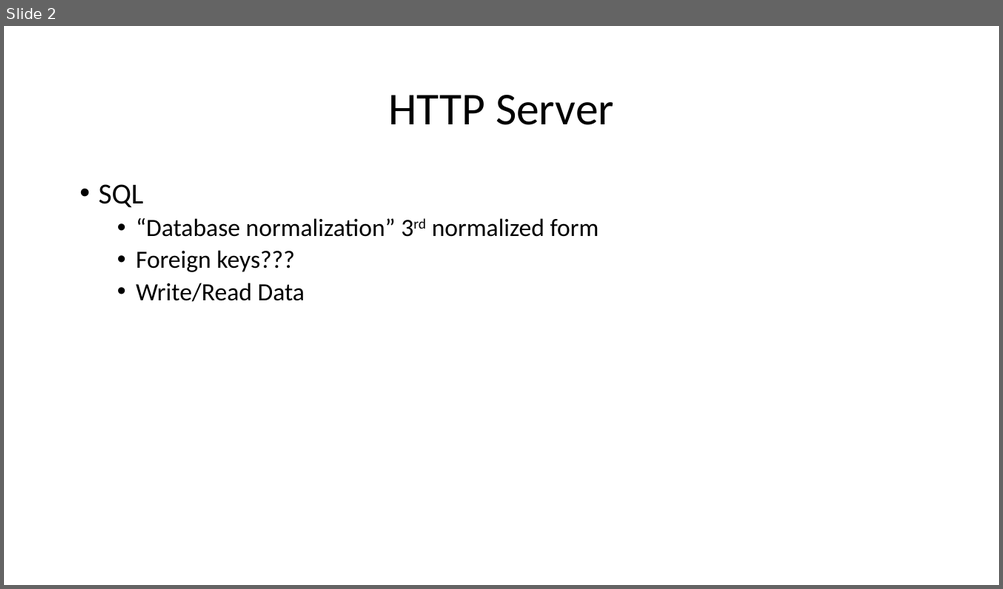
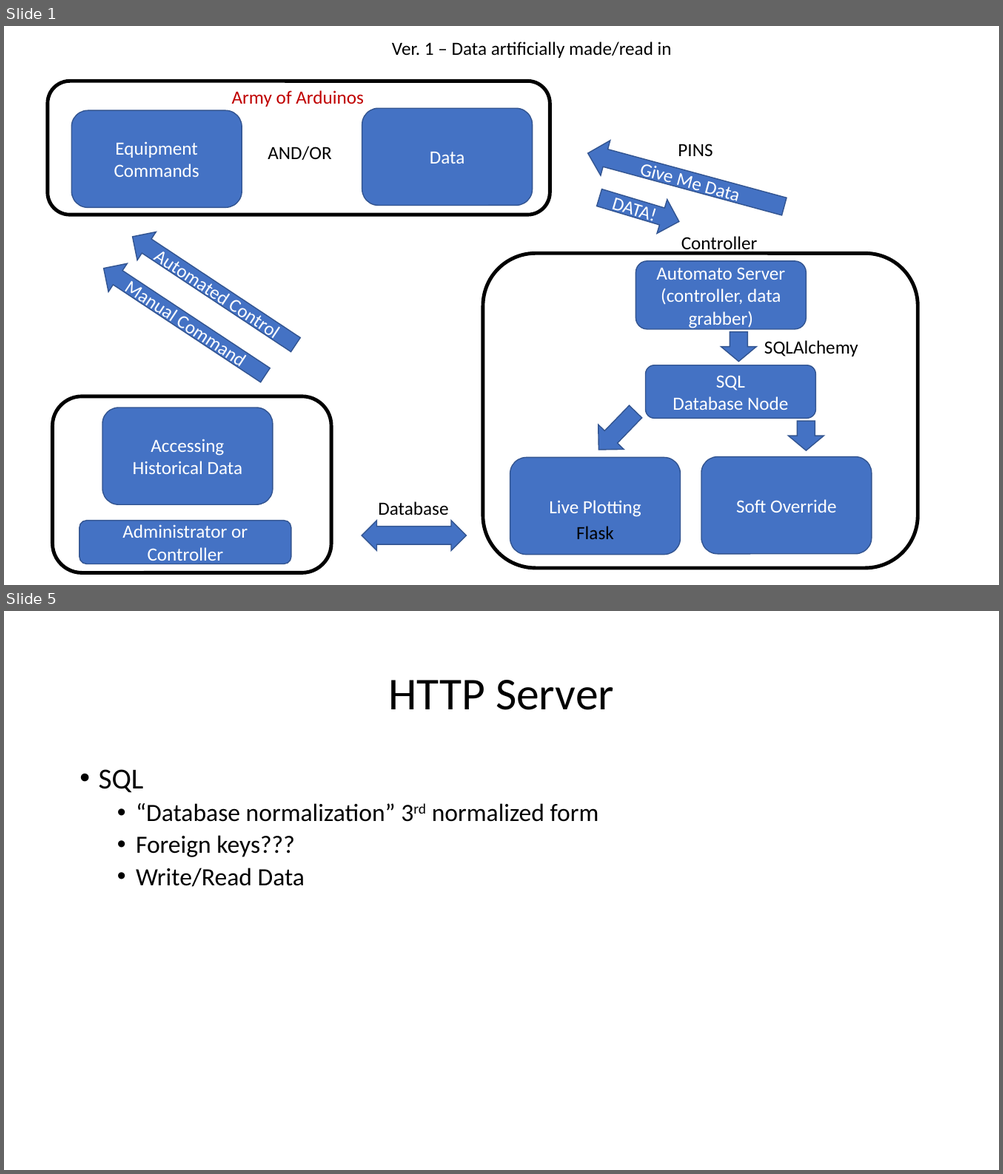
Before and after one commit to snowguy37/AUTOmato, a slide deck: Outline.pptx. Shown one above the other, each under a label of ours: slide 2 before the commit, slides 1 and 5 after it; the slides between them are not shown. The pictures are 1003x589 and 1003x1174 pixels, drawn with LibreOffice and Linux fonts; fonts in the diff are those of the drawing. Boxes give left, top, right and bottom in pixels: in the first picture for what was removed or moved away, otherwise in the second. Text is boxed around its words. In the diff, an @@ line names an element or a change of style, - is before the commit and + after.

```diff
--- a/Outline.pptx
+++ b/Outline.pptx
@@ slide 1 added at (4,26,999,585), background #FFFFFF @@
@@ text added at (392,42,671,58), 18 pt, text #000000 @@
+Ver. 1 – Data artificially made/read in
@@ rounded rectangle added at (47,82,549,215), outline #000000 3.5 pt @@
@@ text added at (232,90,364,107), 18 pt, text #C00000 @@
+Army of Arduinos
@@ rounded rectangle added at (72,110,242,207), fill #4472C4, outline #325491 1 pt, 18 pt, text #FFFFFF @@
+Equipment Commands
@@ rounded rectangle added at (362,108,532,205), fill #4472C4, outline #325491 1 pt, 18 pt, text #FFFFFF @@
+Data
@@ right arrow added at (583,136,789,224), fill #4472C4, outline #325491 1 pt, 18 pt, text #FFFFFF @@
+Give Me Data
@@ text added at (267,146,331,160), 18 pt, text #000000 @@
+AND/OR
@@ text added at (677,144,712,156), 18 pt, text #000000 @@
+PINS
@@ right arrow added at (594,181,684,239), fill #4472C4, outline #325491 1 pt, 18 pt, text #FFFFFF @@
+DATA!
@@ right arrow added at (123,222,304,358), fill #4472C4, outline #325491 1 pt, 18 pt, text #FFFFFF @@
+Automated Control
@@ text added at (681,236,757,255), 18 pt, text #000000 @@
+Controller
@@ right arrow added at (94,255,275,389), fill #4472C4, outline #325491 1 pt, 18 pt, text #FFFFFF @@
+Manual Command
@@ rounded rectangle added at (483,254,918,568), outline #000000 3.5 pt @@
@@ rounded rectangle added at (636,261,806,329), fill #4472C4, outline #325491 1 pt, 18 pt, text #FFFFFF @@
+Automato Server
+(controller, data grabber)
@@ right arrow added at (721,332,757,362), fill #4472C4, outline #325491 1 pt @@
@@ text added at (764,340,858,357), 18 pt, text #000000 @@
+SQLAlchemy
@@ rounded rectangle added at (646,366,816,418), fill #4472C4, outline #325491 1 pt, 18 pt, text #FFFFFF @@
+SQL
+Database Node
@@ rounded rectangle added at (53,397,332,574), outline #000000 3.5 pt @@
@@ right arrow added at (586,400,649,463), fill #4472C4, outline #325491 1 pt @@
@@ rounded rectangle added at (102,408,273,505), fill #4472C4, outline #325491 1 pt, 18 pt, text #FFFFFF @@
+Accessing Historical Data
@@ right arrow added at (788,421,824,452), fill #4472C4, outline #325491 1 pt @@
@@ rounded rectangle added at (510,458,680,555), fill #4472C4, outline #325491 1 pt, 18 pt, text #FFFFFF @@
+Live Plotting
@@ rounded rectangle added at (702,457,872,554), fill #4472C4, outline #325491 1 pt, 18 pt, text #FFFFFF @@
+Soft Override
@@ text added at (378,502,448,516), 18 pt, text #000000 @@
+Database
@@ rounded rectangle added at (79,520,291,564), fill #4472C4, outline #325491 1 pt, 18 pt, text #FFFFFF @@
+Administrator or Controller
@@ left right arrow added at (361,520,466,551), fill #4472C4, outline #325491 1 pt @@
@@ text added at (576,526,614,540), 18 pt, text #000000 @@
+Flask
@@ what was slide 2 is now slide 5 @@
```
Also in this commit, not shown: 5 other slides added, 2 slides removed, 3 other files.
